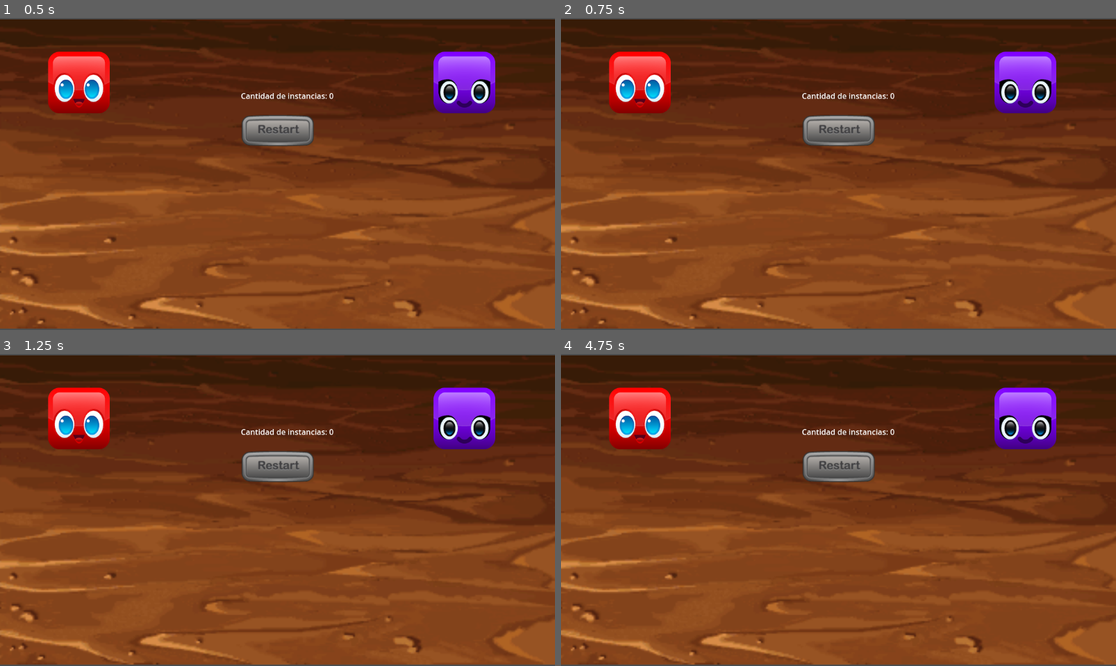
Above: before the commit, frames 1-4 (two rows, left to right).
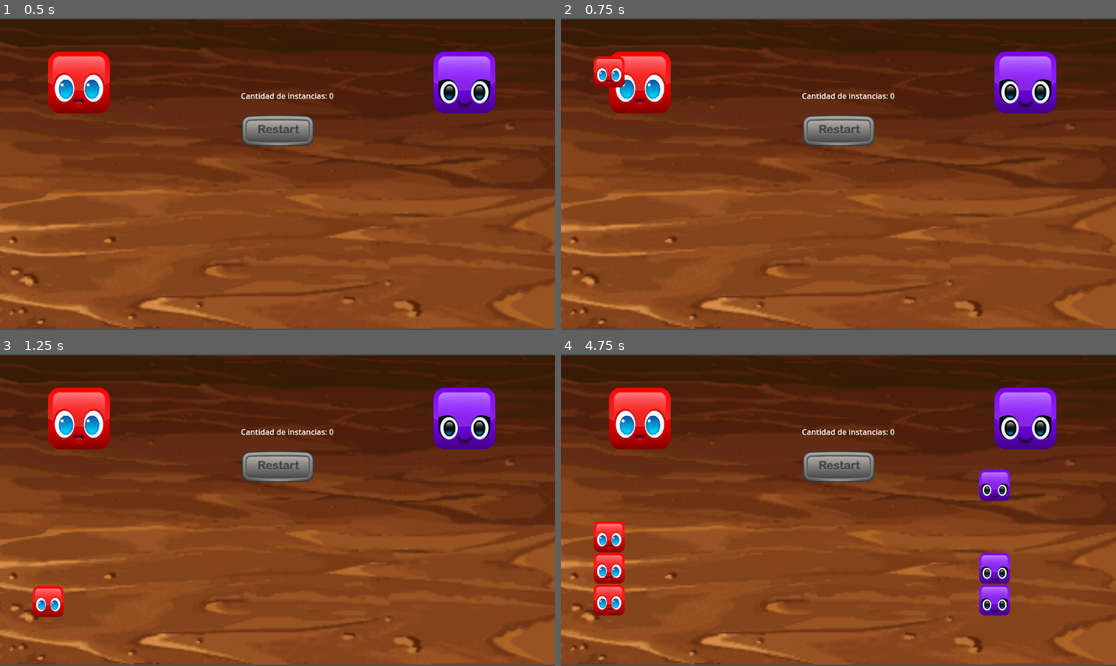
Above: after the commit, the same moments.

Repository: MiloVarok/ejercicio_senales_mailo
Game: Godot game, scene res://scenes/Menu/Menu.tscn
The game is run twice, just before and just after one commit, with the same random seed, the same clock (stepped at 60 frames per second) and the same inputs.
Inputs (mouse positions are in pixels of both pictures, inside the frame that each line leads up to):
- Up to frame 1 (0.5 s): no input
- Up to frame 2 (0.75 s): click (638, 83) at 0.5 s
- Up to frame 3 (1.25 s): no input
- Up to frame 4 (4.75 s): click (1027, 419) at 1.25 s; click (638, 419) at 2 s; click (1027, 419) at 2.75 s; click (638, 419) at 3.5 s; click (1027, 419) at 4.25 s

Frame 1 is identical in both runs. In frame 2, 0.5% of the frame differs, in the area x 5-12%, y 12-23%; in frame 3, 0.5%; in frame 4, 3.3%, in the area x 5-81%, y 37-84%.

Commit message:
Instanciado de bloques
Se agregó el instanciado de bloques con su respectivo botón

Diff:
--- a/scenes/Buttons/RedGenerator/RedGenerator.gd
+++ b/scenes/Buttons/RedGenerator/RedGenerator.gd
@@ -1,5 +1,6 @@
 extends TextureButton
 
+var blockScene = preload("res://scenes/Blocks/Red/BlockRed.tscn")
 
 # Called when the node enters the scene tree for the first time.
 func _ready():
@@ -12,4 +13,9 @@
 
 
 func _on_button_down():
+	generate_block()
 	pass # Replace with function body.
+
+func generate_block():
+	var block = blockScene.instantiate()
+	add_child(block)
--- a/scenes/Buttons/VioletGenerator/VioletGenerator.gd
+++ b/scenes/Buttons/VioletGenerator/VioletGenerator.gd
@@ -1,5 +1,6 @@
 extends TextureButton
 
+var blockScene = preload("res://scenes/Blocks/Violet/BlockViolet.tscn")
 
 # Called when the node enters the scene tree for the first time.
 func _ready():
@@ -12,4 +13,9 @@
 
 
 func _on_button_down():
+	generate_block()
 	pass # Replace with function body.
+
+func generate_block():
+	var block = blockScene.instantiate()
+	add_child(block)
